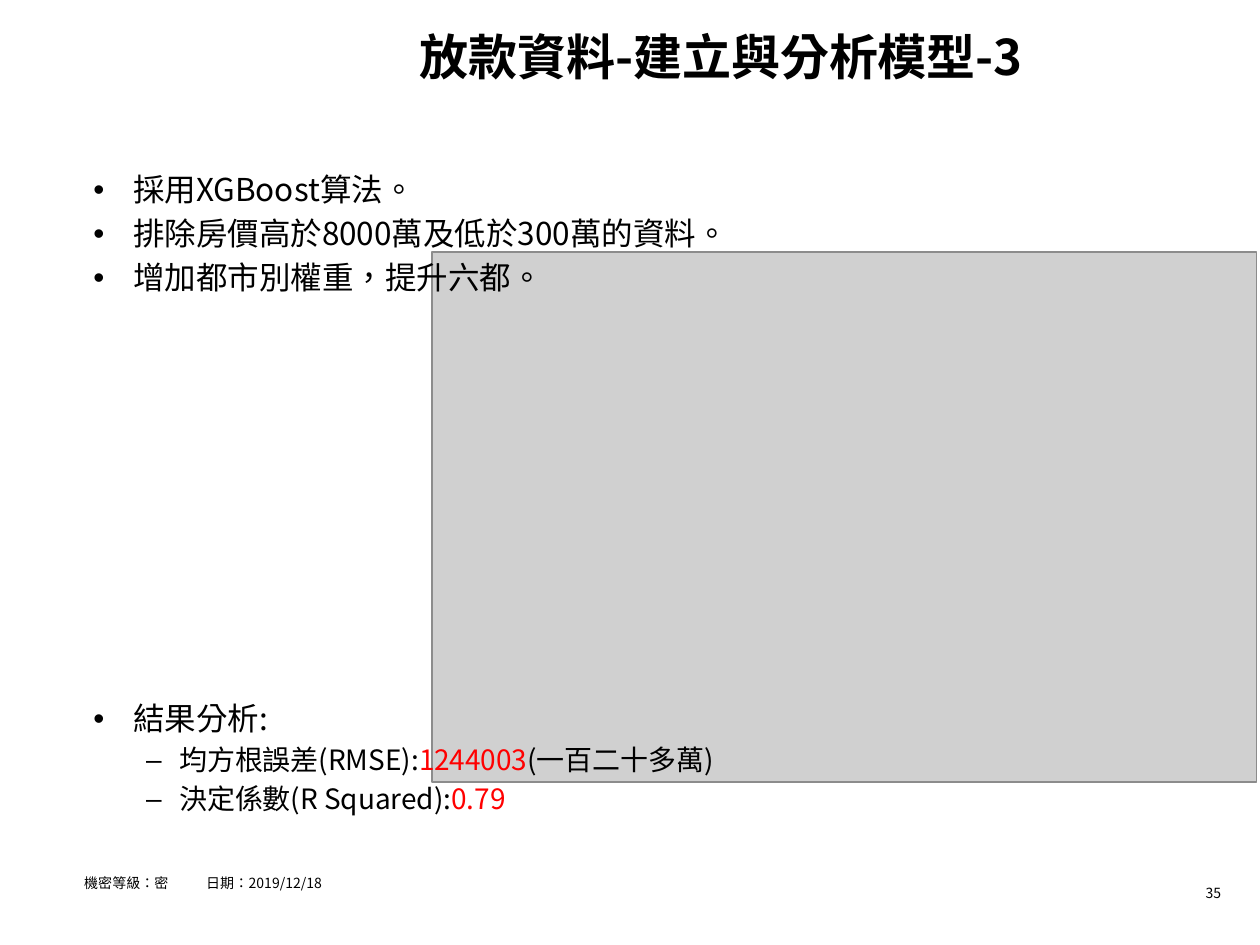
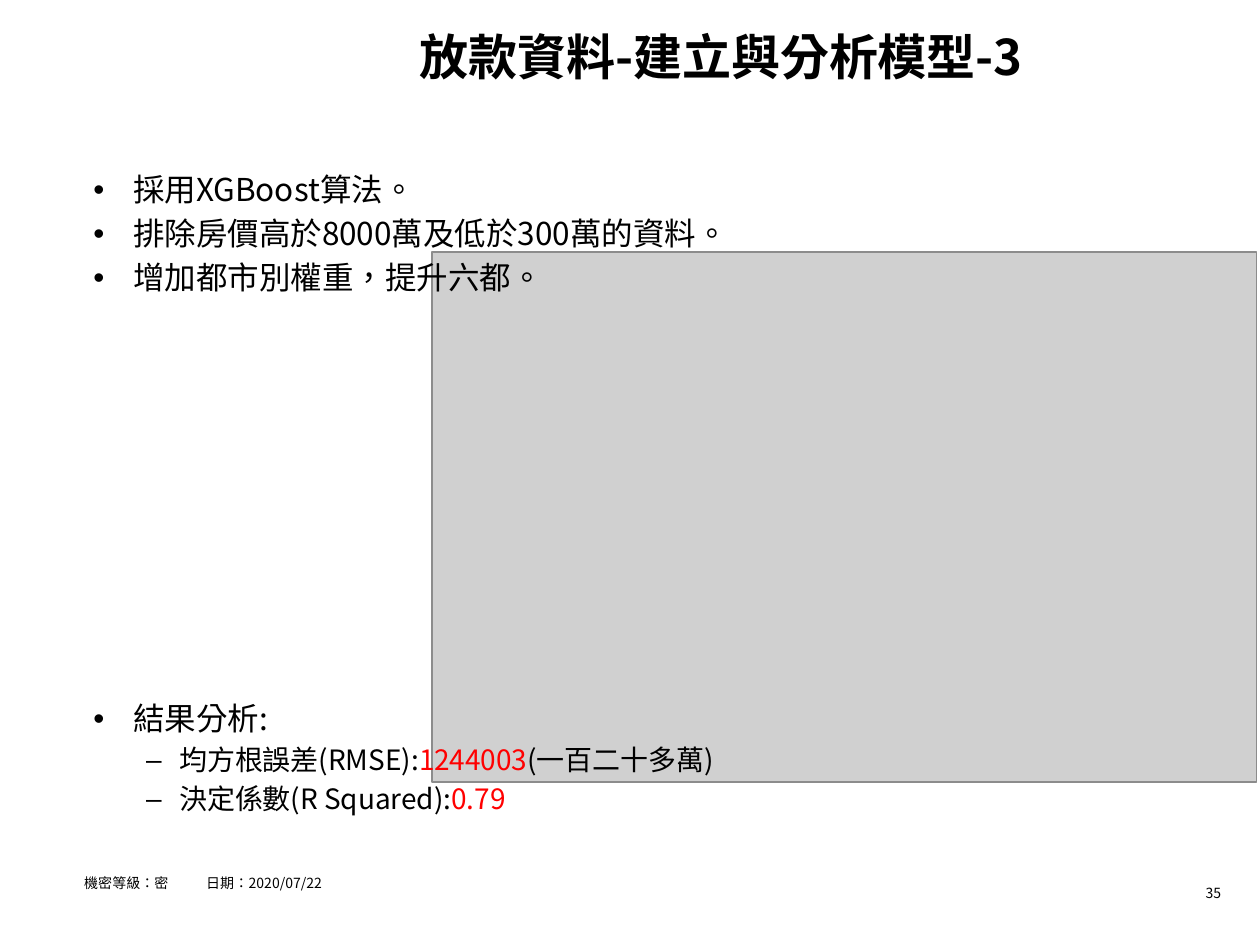
Before and after one commit to hrne/FINAL_REPORT, a slide deck: slide 35 of AI_Report/AI應用-不動產價格預測.pptx. Drawn at 1260x945 pixels with LibreOffice and Linux fonts; fonts in the diff are those of the drawing; grey boxes stand for pictures; background and template pictures are left out. Boxes give left, top, right and bottom in pixels: in the first picture for what was removed or moved away, otherwise in the second. Text is boxed around its words. In the diff, an @@ line names an element or a change of style, - is before the commit and + after.

```diff
--- a/AI_Report/AI應用-不動產價格預測.pptx
+++ b/AI_Report/AI應用-不動產價格預測.pptx
@@ text at (84,876,322,891): text changed @@
-機密等級：密 日期：2019/12/18
+機密等級：密 日期：2020/07/22
```
Also in this commit, not shown: 7 other slides changed, 2 other files.
